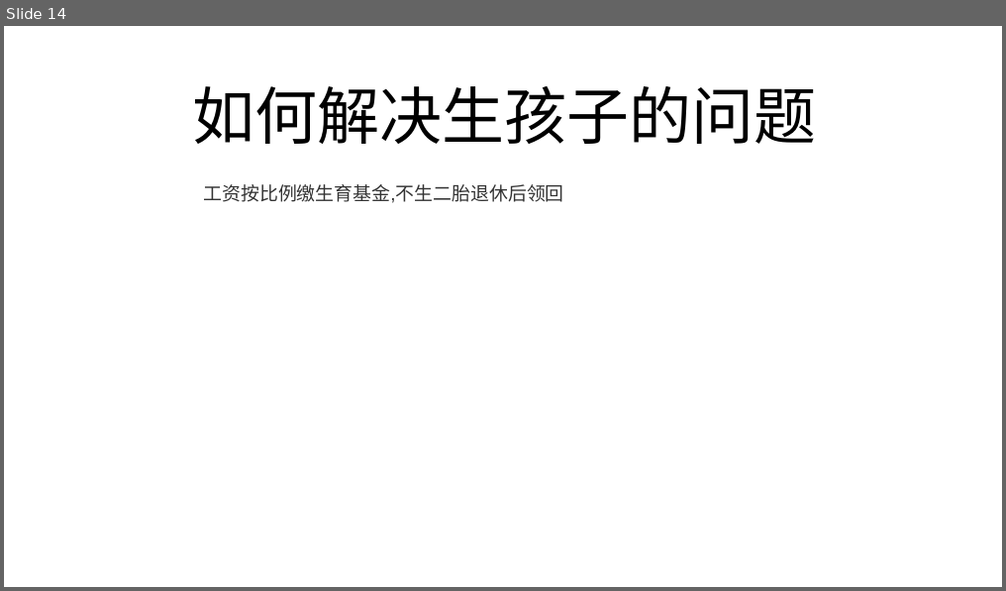
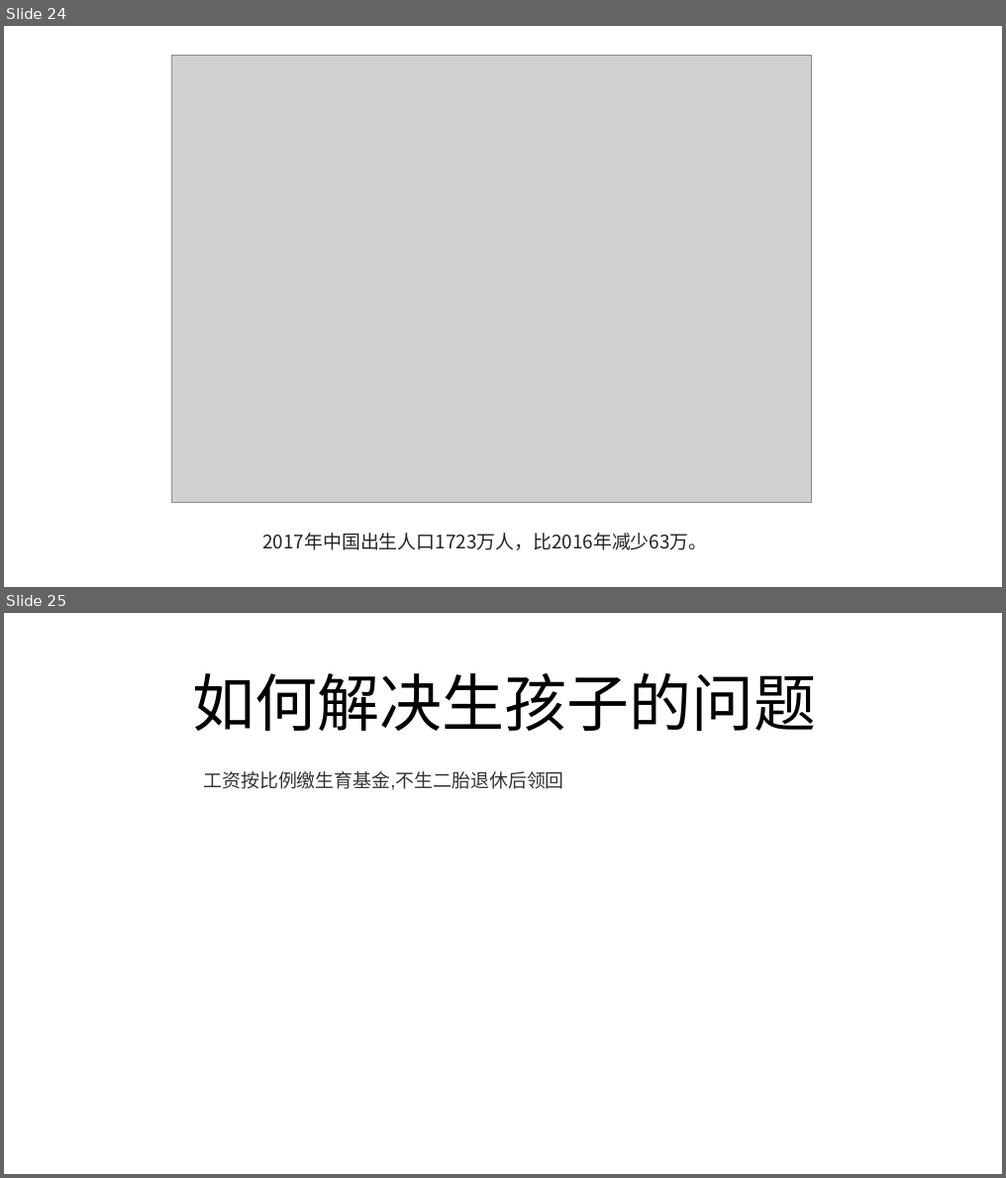
Before and after one commit to FredJiangFei/freetalk, a slide deck: 生娃是国家大事/sw.pptx. Shown one above the other, each under a label of ours: slide 14 before the commit, slides 24 and 25 after it. The pictures are 1006x591 and 1006x1178 pixels, drawn with LibreOffice and Linux fonts; fonts in the diff are those of the drawing; grey boxes stand for pictures. Boxes give left, top, right and bottom in pixels: in the first picture for what was removed or moved away, otherwise in the second. Text is boxed around its words. In the diff, an @@ line names an element or a change of style, - is before the commit and + after.

```diff
--- a/生娃是国家大事/sw.pptx
+++ b/生娃是国家大事/sw.pptx
@@ slide 24 added at (4, 26, 1002, 587), background #FFFFFF @@
@@ picture added at (171, 55, 812, 502) @@
@@ text added at (262, 533, 707, 551), 18 pt, text #222222 @@
+2017年中国出生人口1723万人，比2016年减少63万。
@@ what was slide 14 is now slide 25 @@
```
Also in this commit, not shown: 1 slide changed, 14 other slides added.
